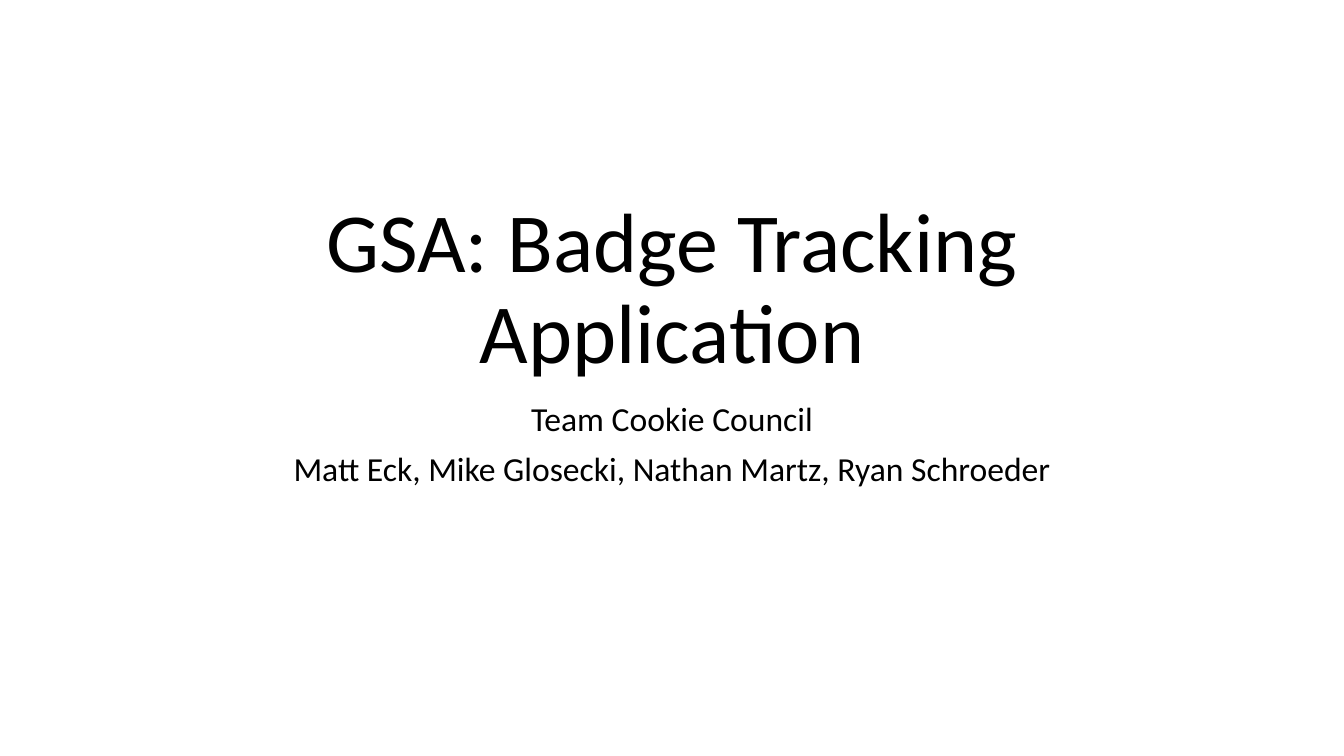
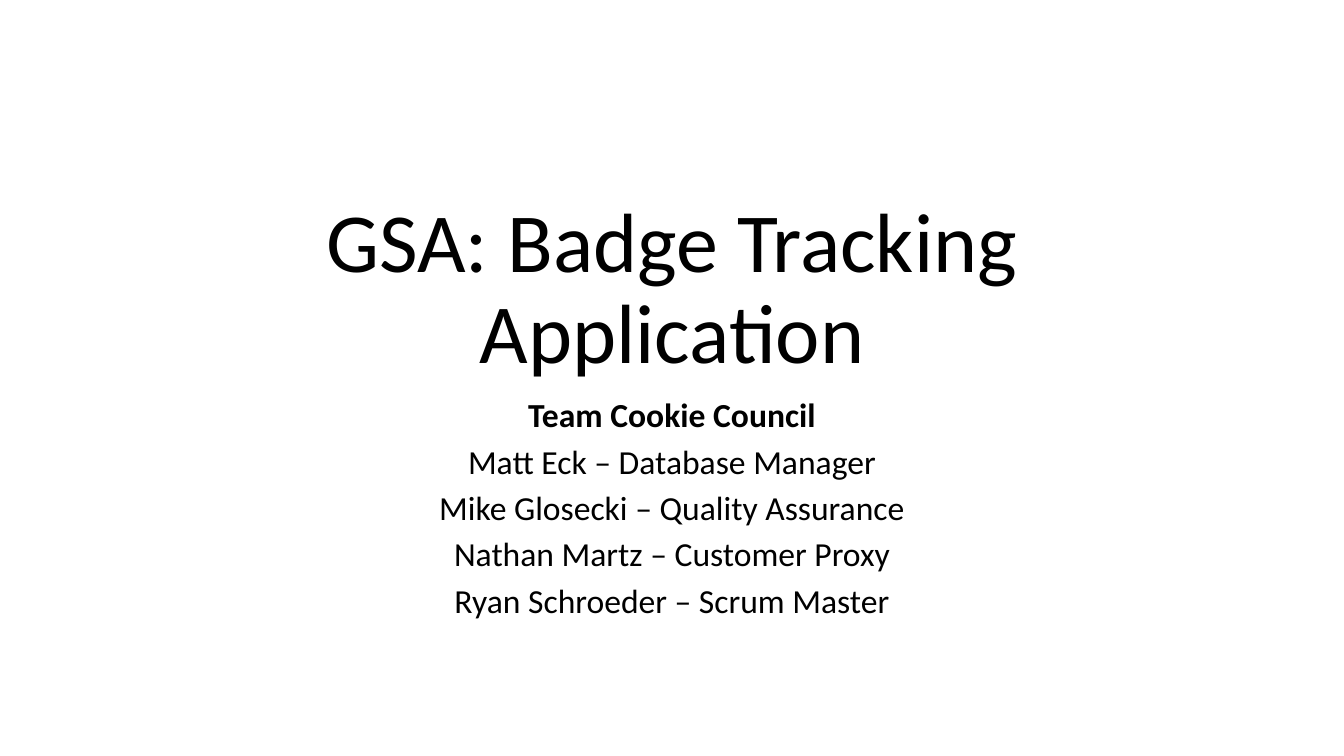
Before and after one commit to schiggity/BadgeTracker3000, a slide deck: slide 1 of New folder/documentation/SLIDES/499 final pres/Cookie_Council_Final_Pres.pptx. Drawn at 1344x756 pixels with LibreOffice and Linux fonts; fonts in the diff are those of the drawing. Boxes give left, top, right and bottom in pixels: in the first picture for what was removed or moved away, otherwise in the second. Text is boxed around its words. In the diff, an @@ line names an element or a change of style, - is before the commit and + after.

```diff
--- a/New folder/documentation/SLIDES/499 final pres/Cookie_Council_Final_Pres.pptx
+++ b/New folder/documentation/SLIDES/499 final pres/Cookie_Council_Final_Pres.pptx
@@ subtitle at [528, 403, 815, 428]: bold on in "Team Cookie Council"; line spacing 0.9 to 0.8 @@
@@ subtitle at [439, 450, 904, 619]: text changed @@
-Matt Eck, Mike Glosecki, Nathan Martz, Ryan Schroeder
+Matt Eck – Database Manager
+Mike Glosecki – Quality Assurance
+Nathan Martz – Customer Proxy
+Ryan Schroeder – Scrum Master
```
Also in this commit, not shown: 1 other slide changed, 1 slide added.
